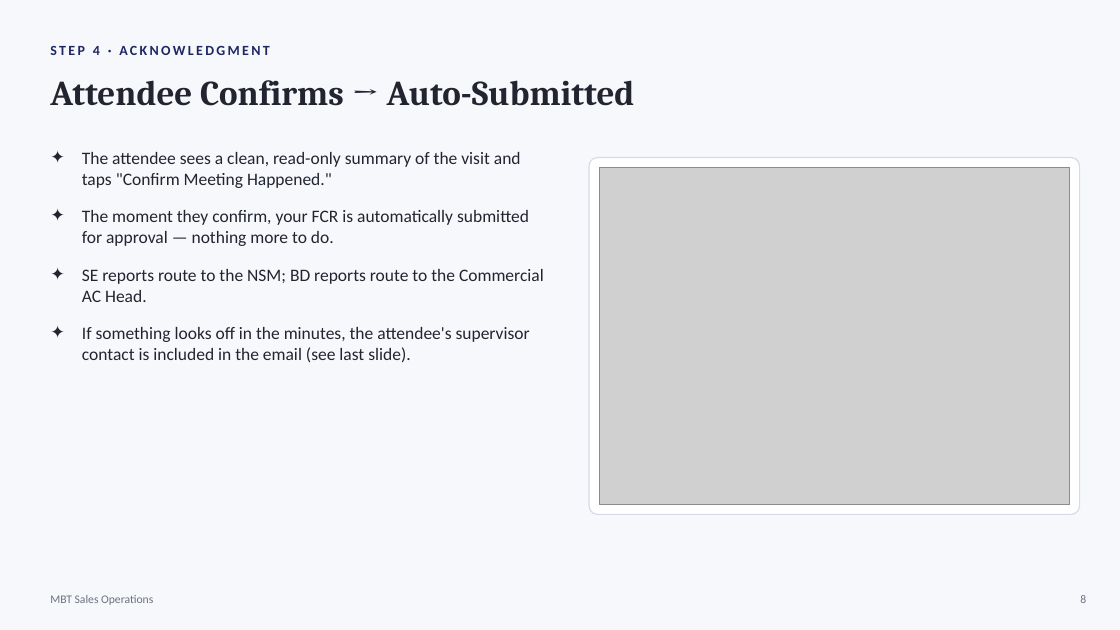
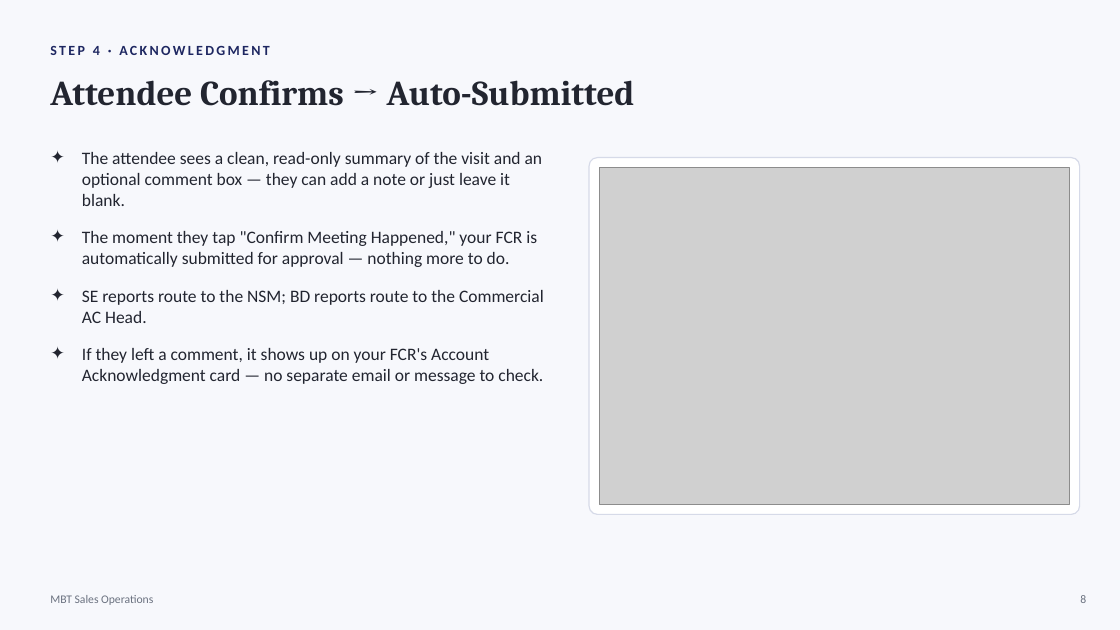
Before and after one commit to ronaldacedillo-coder/mbt-sales-app, a slide deck: slide 8 of docs/MBT Sales Operations - Quick Guide (SE-BD).pptx. Drawn at 1120x630 pixels with LibreOffice and Linux fonts; fonts in the diff are those of the drawing; grey boxes stand for pictures. Boxes give left, top, right and bottom in pixels: in the first picture for what was removed or moved away, otherwise in the second. Text is boxed around its words. In the diff, an @@ line names an element or a change of style, - is before the commit and + after.

```diff
--- a/docs/MBT Sales Operations - Quick Guide (SE-BD).pptx
+++ b/docs/MBT Sales Operations - Quick Guide (SE-BD).pptx
@@ text at (82,152,543,267): text changed @@
-✦ The attendee sees a clean, read-only summary of the visit and taps "Confirm Meeting Happened."
-✦ The moment they confirm, your FCR is automatically submitted for approval — nothing more to do.
+✦ The attendee sees a clean, read-only summary of the visit and an optional comment box — they can add a note or just leave it blank.
+✦ The moment they tap "Confirm Meeting Happened," your FCR is automatically submitted for approval — nothing more to do.
@@ text at (82,348,543,384): text changed @@
-✦ If something looks off in the minutes, the attendee's supervisor contact is included in the email (see last slide).
+✦ If they left a comment, it shows up on your FCR's Account Acknowledgment card — no separate email or message to check.
```
Also in this commit, not shown: 1 other file.
